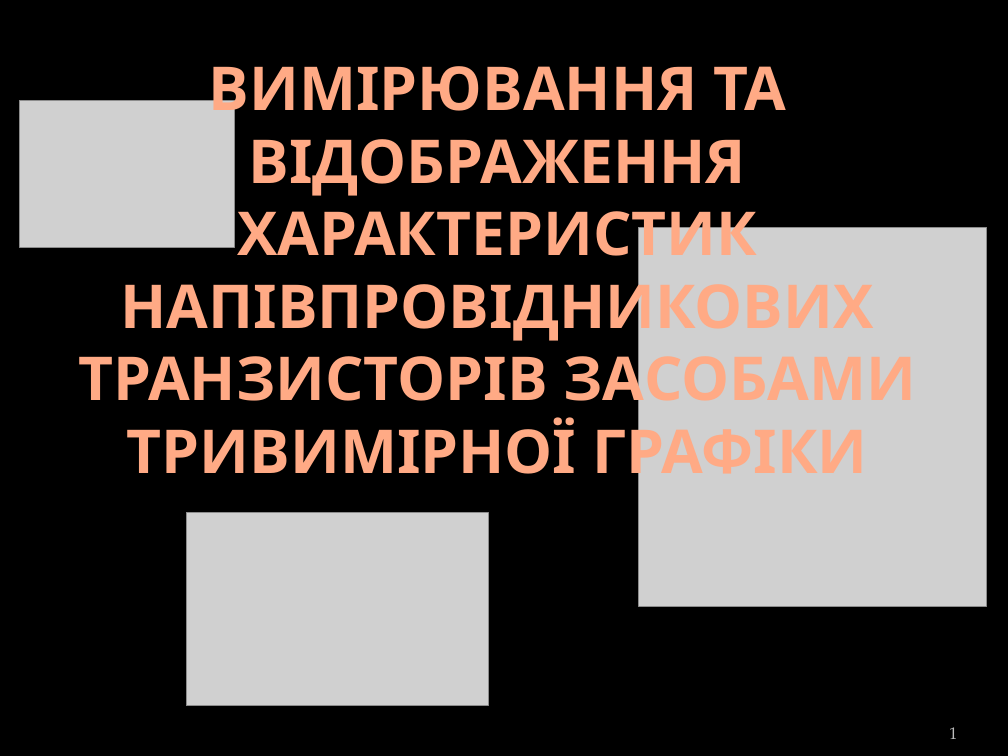
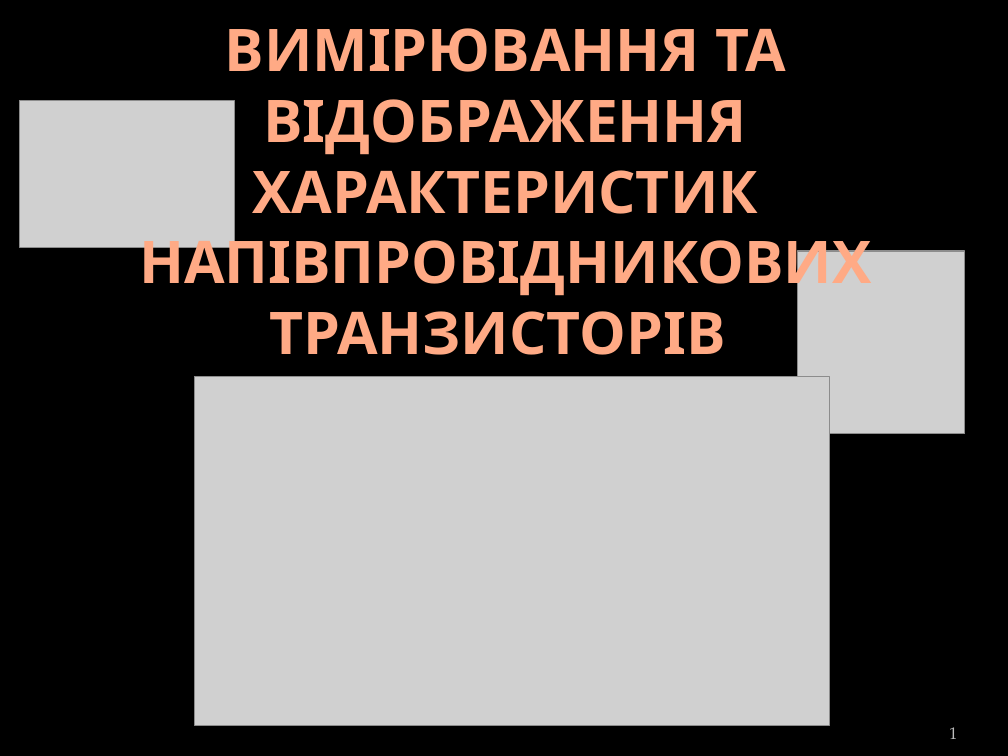
Before and after one commit to DoctorScrept/Temp, a slide deck: slide 1 of Report/DiplomReport.pptx. Drawn at 1008x756 pixels with LibreOffice and Linux fonts; fonts in the diff are those of the drawing; grey boxes stand for pictures; background and template pictures are left out. Boxes give left, top, right and bottom in pixels: in the first picture for what was removed or moved away, otherwise in the second. Text is boxed around its words. In the diff, an @@ line names an element or a change of style, - is before the commit and + after.

```diff
--- a/Report/DiplomReport.pptx
+++ b/Report/DiplomReport.pptx
@@ title at bbox=[139, 28, 871, 355]: text changed; size 43.2 to 42 pt @@
-ВИМІРЮВАННЯ ТА ВІДОБРАЖЕННЯ ХАРАКТЕРИСТИК НАПІВПРОВІДНИКОВИХ ТРАНЗИСТОРІВ ЗАСОБАМИ ТРИВИМІРНОЇ ГРАФІКИ
+ВИМІРЮВАННЯ ТА ВІДОБРАЖЕННЯ ХАРАКТЕРИСТИК НАПІВПРОВІДНИКОВИХ ТРАНЗИСТОРІВ
@@ picture: place and size @@
-picture at bbox=[639, 227, 987, 607]
+picture at bbox=[797, 251, 965, 433]
@@ picture added at bbox=[195, 376, 830, 726] @@
@@ picture removed at bbox=[186, 513, 488, 707] @@
```
Also in this commit, not shown: 1 slide removed, 2 other files.
